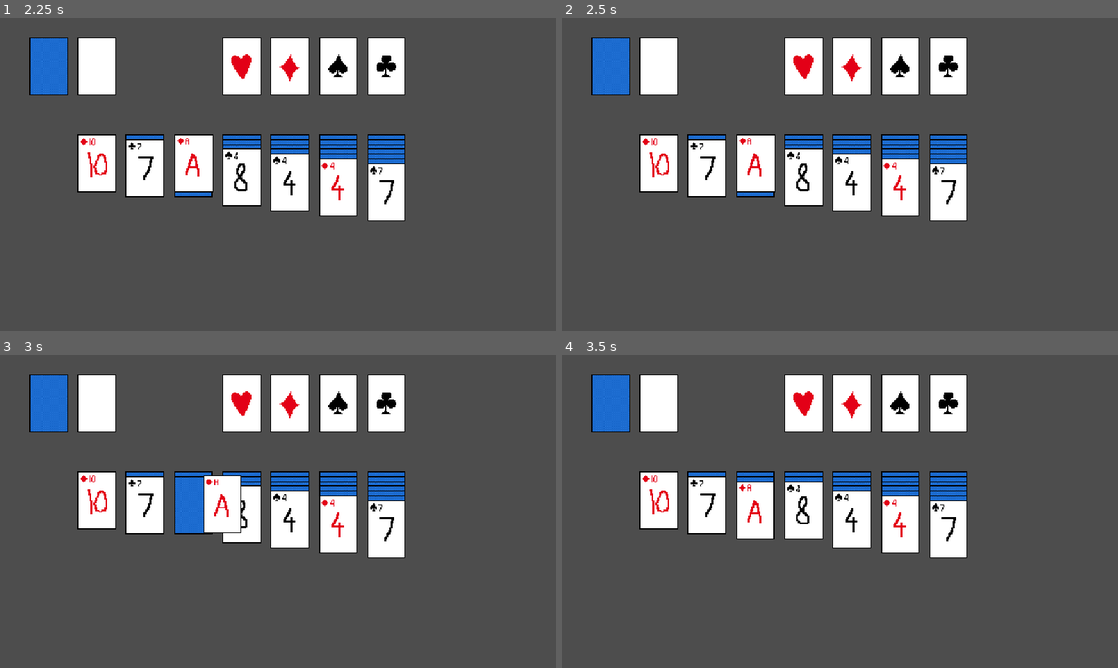
Above: before the commit, frames 1-4 (two rows, left to right).
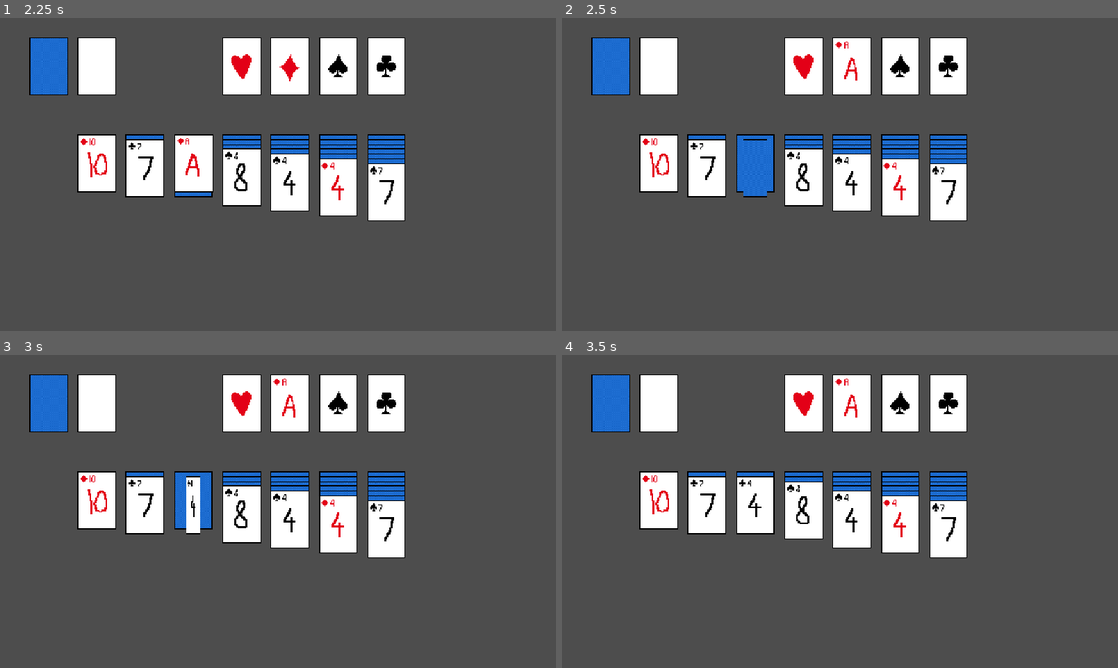
Above: after the commit, the same moments.

Repository: pnkmht135/Solitaire
Game: Godot game, scene res://Game.tscn
Two runs of this game, one before a commit and one after it. Both use one fixed random seed, a clock stepped at 60 frames per second and the inputs below.
Inputs (mouse positions are in pixels of both pictures, inside the frame that each line leads up to):
- Up to frame 1 (2.25 s): move the mouse to (50, 89) at 0.52 s; press the mouse at (50, 89) at 0.53 s; right-click (50, 89) at 0.8 s; move the mouse to (144, 161) at 1.27 s; release the mouse at (144, 161) at 1.28 s; right-click (144, 161) at 1.35 s; click (144, 161) at 1.55 s; move the mouse to (194, 161) at 2.02 s; press the mouse at (194, 161) at 2.03 s
- Up to frame 2 (2.5 s): right-click (756, 161) at 2.3 s
- Up to frame 3 (3 s): move the mouse to (239, 498) at 2.77 s; release the mouse at (239, 498) at 2.78 s; right-click (239, 498) at 2.85 s
- Up to frame 4 (3.5 s): click (801, 498) at 3.05 s

Frame 1 is identical in both runs. In frame 2, 1.4% of the frame differs, in the area x 31-54%, y 7-58%; in frame 3, 1.5%; in frame 4, 0.5%.

Commit message:
Function: can no longer spam click stockpile to break its visuals

Diff:
--- a/Game elements/Foundation_Pile.tscn
+++ b/Game elements/Foundation_Pile.tscn
@@ -19,6 +19,7 @@
 [node name="Area" type="Area2D" parent="."]
 scale = Vector2(0.75, 0.75)
 collision_layer = 2
+collision_mask = 0
 
 [node name="CollisionShape2D" type="CollisionShape2D" parent="Area"]
 shape = SubResource("RectangleShape2D_tif6h")
--- a/Game elements/Tableau.tscn
+++ b/Game elements/Tableau.tscn
@@ -18,6 +18,7 @@
 
 [node name="Area" type="Area2D" parent="."]
 collision_layer = 2
+collision_mask = 0
 
 [node name="Shape" type="CollisionShape2D" parent="Area"]
 shape = SubResource("RectangleShape2D_rsw77")
--- a/Game elements/card.gd
+++ b/Game elements/card.gd
@@ -12,6 +12,8 @@
 @export_range(0,12) var num : int = 1
 var is_hidden : bool = true
 var children: Array[Card] = []
+var foundation_pile: Foundation_Pile
+
 # TODO: optimisation ke liye try handle moving things all in the card itself
 # i.e check if can add in the card, and if so, then call move_to here only, so then turn off masks on other area 2d
 
@@ -83,12 +85,7 @@
 	for area in overlapping_areas: # TODO: maybe dont use for loop
 		var area_parent=area.get_parent()
 		print(area_parent.name) #potential BUG here/in tablue code when this happends
-		if area_parent is Tableau and area_parent.can_add_card(self):
-			print("Can Add to Tabluea")
-			move_to(area_parent)
-			return
-		if area_parent is Foundation_Pile and area_parent.can_add_card(self):
-			print("Can Add to Pile")
+		if area_parent.can_add_card(self):
 			move_to(area_parent)
 			return
 	print("No relavent overlapping areas.")
@@ -108,6 +105,9 @@
 		if parent:
 			parent.move_to_front()
 		set_process(true)
+	if event.is_action_pressed("Right Click"):
+		if foundation_pile and foundation_pile.can_add_card(self):
+			move_to(foundation_pile)
 
 func party():
 	disable()
--- a/Game elements/stockpile.gd
+++ b/Game elements/stockpile.gd
@@ -49,27 +49,29 @@
 		# Do nothing if no cards
 		if cards_stack.is_empty():
 			return
+		click_closed.input_pickable = false
+		var tween = create_tween()
+		tween.set_ease(Tween.EASE_IN_OUT)
+		tween.set_parallel()
 		if current_index!=-1: # If there are already open cards:
 			# Disable latest open card
 			cards_stack[current_index].disable() # TODO: moove opened cards back to 0,0!
 			# Move them to (0,0)
 			for card in cards_stack.slice(max(0,current_index-(step-1)),current_index+1):
 				card.current_position=Vector2(0,0)
-				var tween = create_tween()
-				tween.set_ease(Tween.EASE_IN_OUT)
+				#var tween = create_tween()
+				#tween.set_ease(Tween.EASE_IN_OUT)
 				tween.tween_property(card,"position",Vector2(0,0),0.5)
-
-		# for card "in open": card.position = vec2(0,0)
-		# like if current_index != -1 slice
-		# Reset stockpile if at end
 		if current_index == num_cards-1:
 			for card in cards_stack:
 				card.reparent(self)
-				var tween=create_tween()
-				tween.set_ease(Tween.EASE_IN_OUT)
+				#var tween=create_tween()
+				#tween.set_ease(Tween.EASE_IN_OUT)
 				tween.tween_property(card,"position",Vector2(0,0),0.5)
 				card.flip_card()
 			current_index=-1
+			await tween.finished
+			click_closed.input_pickable = true
 			return
 		var new_index: int
 		# Typical case: reveal next 3 closed cards
@@ -85,8 +87,6 @@
 		#TODO: Make sure topmost element in array->bottom most in opened
 		for card in revealed:
 			card.reparent(click_opened) #TODO: might be messy beware
-			var tween = create_tween()
-			tween.set_ease(Tween.EASE_IN_OUT)
 			tween.tween_property(card,"position",shift,1)
 			card.current_position=shift
 # TODO: tween before reparenting so that doesnt swtich to rendering bellow other cards.
@@ -95,4 +95,6 @@
 			card.flip_card() # comment out for testing things
 			card.disable()
 		current_index=new_index
+		await tween.finished
+		click_closed.input_pickable = true
 		revealed[-1].enable()
--- a/game.gd
+++ b/game.gd
@@ -27,11 +27,13 @@
 	# TODO: lookinto this ysort stuff:
 	#y_sort_enabled=true
 	var suits: Array[Global.Suit] =[Global.Suit.HEART,Global.Suit.DIAMOND,Global.Suit.SPADE,Global.Suit.CLOVER]
-	Foundation_Piles=[heart_pile,diamond_pile,spade_pile,clover_pile]
-	for things in suits:
+	print(suits)
+	Foundation_Piles=[heart_pile,spade_pile,diamond_pile,clover_pile]
+	for suit in suits:
 		for i in range(0,13):
 			var card= CARD.instantiate()
-			card.suit=things
+			card.suit=suit
+			card.foundation_pile=Foundation_Piles[suit]
 			card.num=i
 			Deck.append(card)
 			add_child(card) # can comment this out to have cards start in tableuas/other
--- a/project.godot
+++ b/project.godot
@@ -30,11 +30,16 @@
 "events": [Object(InputEventMouseButton,"resource_local_to_scene":false,"resource_name":"","device":-1,"window_id":0,"a …(258 unchanged characters)…
 ]
 }
+"Right Click"={
+"deadzone": 0.2,
+"events": [Object(InputEventMouseButton,"resource_local_to_scene":false,"resource_name":"","device":-1,"window_id":0,"alt_pressed":false,"shift_pressed":false,"ctrl_pressed":false,"meta_pressed":false,"button_mask":2,"position":Vector2(640, 21),"global_position":Vector2(649, 69),"factor":1.0,"button_index":2,"canceled":false,"pressed":true,"double_click":false,"script":null)
+]
+}
 
 [layer_names]
 
 2d_physics/layer_1="Card"
-2d_physics/layer_2="Tabluea"
+2d_physics/layer_2="Table Element"
 
 [rendering]
 
